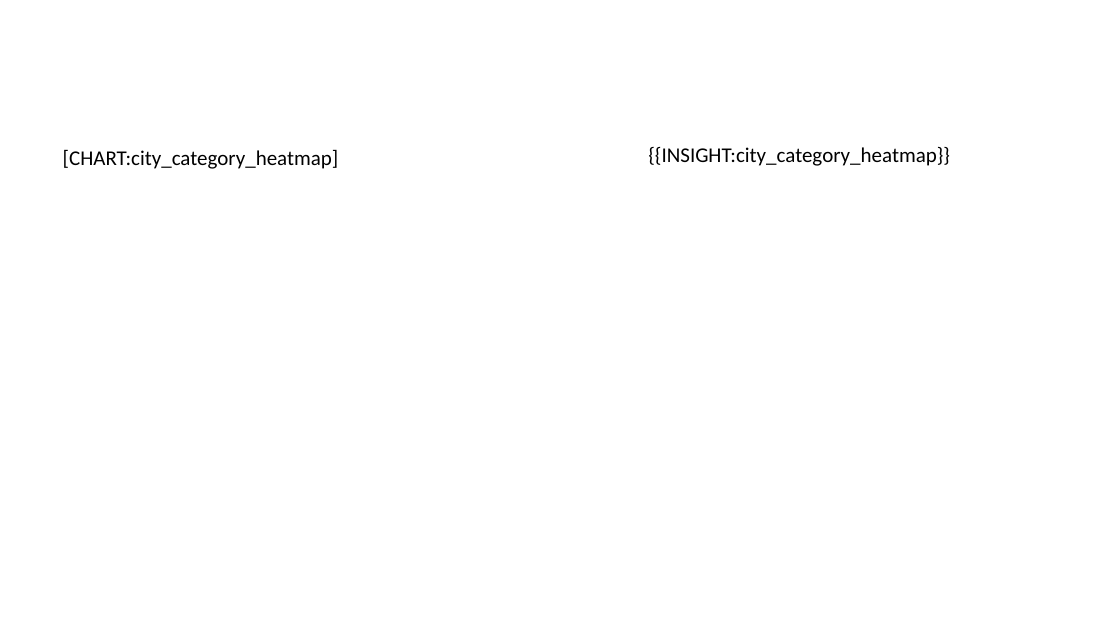
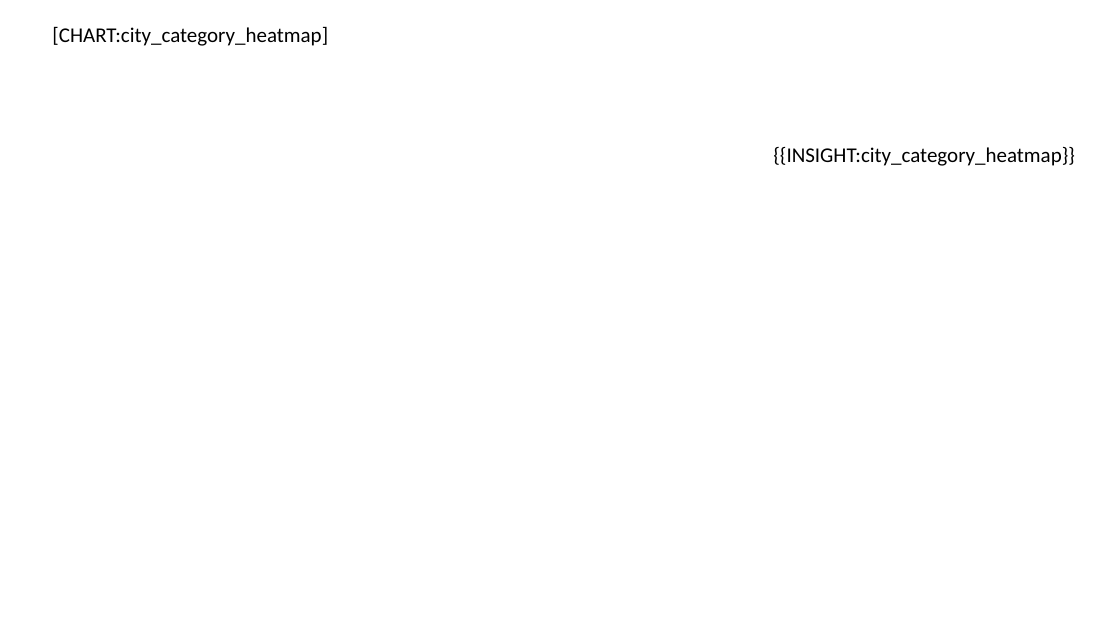
Before and after one commit to lijiahao1996/PPT-Automation, a slide deck: slide 12 of templates/原生报告模板.pptx. Drawn at 1120x630 pixels with LibreOffice and Linux fonts; fonts in the diff are those of the drawing. Boxes give left, top, right and bottom in pixels: in the first picture for what was removed or moved away, otherwise in the second. Text is boxed around its words. In the diff, an @@ line names an element or a change of style, - is before the commit and + after.

```diff
--- a/templates/原生报告模板.pptx
+++ b/templates/原生报告模板.pptx
@@ text "[CHART:city_category_heatmap]": place and size @@
-text "[CHART:city_category_heatmap]" at box(63, 149, 339, 169)
+text "[CHART:city_category_heatmap]" at box(52, 26, 328, 46)
@@ text "{{INSIGHT:city_category_heatmap}}": place and size @@
-text "{{INSIGHT:city_category_heatmap}}" at box(648, 147, 950, 166)
+text "{{INSIGHT:city_category_heatmap}}" at box(773, 147, 1075, 166)
```
Also in this commit, not shown: 7 other slides changed, 2 slides removed, 3 other files.
